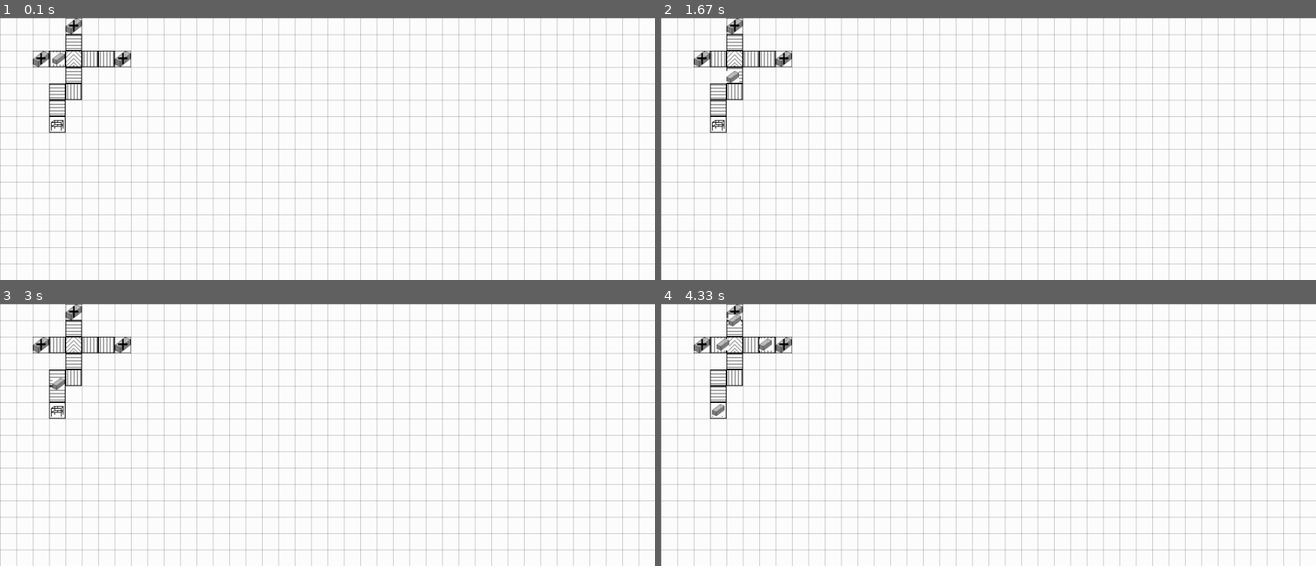
Above: before the commit, frames 1-4 (two rows, left to right).
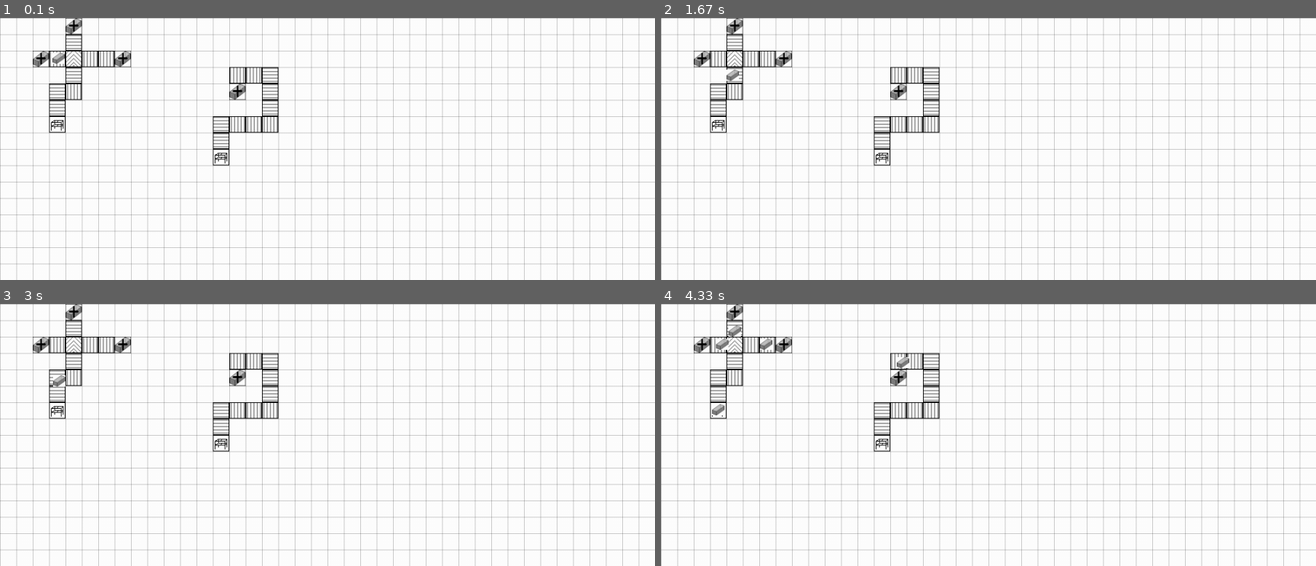
Above: after the commit, the same moments.

Repository: TobiasScheuer/PyGame-Simulations-other
Game: pygame game, started from FactorySim.py
The game is run twice, just before and just after one commit, with the same random seed, the same clock (stepped at 60 frames per second) and the same inputs.
Inputs:
- Up to frame 1 (0.1 s): no input
- Up to frame 2 (1.67 s): no input
- Up to frame 3 (3 s): no input
- Up to frame 4 (4.33 s): no input

The runs differ from the first frame. In frame 1, 1.2% of the frame differs, in the area x 8-43%, y 14-57%; in frame 2, 1.4%; in frame 3, 1.9%; in frame 4, 1.9%, in the area x 7-43%, y 3-57%.

Commit message:
fix[ID-generation]: moved generate_ID and check_coordinates to Resource and Product class feat: added second line of conveyors and machines

Diff:
--- a/FactorySim.py
+++ b/FactorySim.py
@@ -49,31 +49,34 @@
 		machine = machine.split('\'')[0]
 		print("Can't place " + machine + " here, there is something in the way!")
 
-def generate_ID():
-	ID = str(random.randint(1,9999))
-	while ID in IDS.keys:
+class Resources:
+	"""
+	doc
+	"""
+	def check_coordinates(self, coordinates):
+		if coordinates[0] < 0 or coordinates[0] > WIDTH:
+			raise PlacementError
+		elif coordinates[1] < 0 or coordinates[1] > HEIGHT:
+			raise PlacementError
+		for i, entity in enumerate(LOGISTICS+MACHINES):
+			if coordinates == entity.coordinates:
+				raise PlacementError
+
+	def generate_ID(self):
 		ID = str(random.randint(1,9999))
-	while len(ID) < 4:
-		ID = "0" + ID
-	return ID
-
-def check_coordinates(coordinates):
-	if coordinates[0] < 0 or coordinates[0] > WIDTH:
-		raise PlacementError
-	elif coordinates[1] < 0 or coordinates[1] > HEIGHT:
-		raise PlacementError
-	for i, entity in enumerate(LOGISTICS+MACHINES):
-		if coordinates == entity.coordinates:
-			raise PlacementError
-
-class Resources:
-	"""
-	doc
-	"""
-	def __init__(self, coordinates, ID):
-		check_coordinates(coordinates)
+		while len(ID) < 4:
+			ID = "0" + ID
+		while ID in IDS.keys():
+			ID = str(random.randint(1,9999))
+			while len(ID) < 4:
+				ID = "0" + ID
+		self.ID = ID
+
+	def __init__(self, coordinates):
+		self.check_coordinates(coordinates)
 		self.coordinates = coordinates
-		self.ID = ID
+		self.generate_ID()
+		IDS[self.ID] = type(self)
 		self.input_rect = list()		# a list of 25x3 rect
 		self.output_rect = list()		# a list of 25x3 rect
 
@@ -98,20 +101,23 @@
 						if logistic.output_rect[outputlist_indexes[j]] not in self.input_rect:
 							self.input_rect.append(logistic.output_rect[outputlist_indexes[j]])
 
+
+
+
 class Machine(Resources):
 	"""
 	doc
 	"""
-	def __init__(self, coordinates, ID):
-		super().__init__(coordinates, ID)
+	def __init__(self, coordinates):
+		super().__init__(coordinates)
 		pass
 
 class BoxAdder(Machine):
 	"""
 	doc
 	"""
-	def __init__(self, coordinates, orientation, ID):
-		super().__init__(coordinates, ID)
+	def __init__(self, coordinates, orientation):
+		super().__init__(coordinates)
 		self.size = (25,25)
 		self.rect = pygame.Rect(coordinates, self.size)
 		tempimage = pygame.image.load("res/factory/boxAdder.png").convert()
@@ -124,7 +130,7 @@
 			self.output_rect.append(output_left)
 
 		elif orientation == "vertical":
-			output_up = pygame.Rect((coordinates[0], coordinates[1]-1), (25,3))
+			output_up = pygame.Rect((coordinates[0], coordinates[1]-3), (25,3))
 			self.output_rect.append(output_up)
 			output_down = pygame.Rect((coordinates[0], coordinates[1]+24), (25,3))
 			self.output_rect.append(output_down)
@@ -140,14 +146,13 @@
 					coordinates = (self.output_rect[1][0]-19, self.output_rect[1][1] )
 			else:			#vertical
 				if self.output_rect[0] in logistic.input_rect:	# top output
-					coordinates = (self.output_rect[0][0], self.output_rect[0][1] )
+					coordinates = (self.output_rect[0][0], self.output_rect[0][1]-19 )
 				elif self.output_rect[1] in logistic.input_rect:
-					coordinates = (self.output_rect[1][0], self.output_rect[1][1]-19 )
+					coordinates = (self.output_rect[1][0], self.output_rect[1][1]-1 )
 			if coordinates != (0,0):
-				ID = generate_ID
-				newBox = Box(coordinates, ID)
+				self.generate_ID()
+				newBox = Box(coordinates)
 				PRODUCTS.append(newBox)
-				IDS[ID] = type(newBox)
 				counter += 1
 			if counter == 2:
 				break
@@ -157,8 +162,8 @@
 	"""
 	doc
 	"""
-	def __init__(self, coordinates, ID):
-		super().__init__(coordinates, ID)
+	def __init__(self, coordinates):
+		super().__init__(coordinates)
 		self.size = (25,25)
 		self.rect = pygame.Rect(coordinates, self.size)
 		tempimage = pygame.image.load("res/factory/storage.png").convert()
@@ -172,16 +177,16 @@
 	"""
 	doc
 	"""
-	def __init__(self, coordinates, ID):
-		super().__init__(coordinates, ID)
+	def __init__(self, coordinates):
+		super().__init__(coordinates)
 		pass
 
 class Conveyor(Logistics):
 	"""
 	doc
 	"""
-	def __init__(self, coordinates, ID):
-		super().__init__(coordinates, ID)
+	def __init__(self, coordinates):
+		super().__init__(coordinates)
 		self.direction = None	# stores direction of transportation, "up", "down", "left", "right"
 		#self.check_orientation()
 
@@ -285,7 +290,7 @@
 	"""
 	doc
 	"""
-	def __init__(self,coordinates, ID):
+	def __init__(self,coordinates):
 		pass
 
 	def update(self):
@@ -295,8 +300,8 @@
 	"""
 	doc
 	"""
-	def __init__(self,coordinates, ID):
-		super().__init__(coordinates, ID)
+	def __init__(self,coordinates):
+		super().__init__(coordinates)
 		self.size = (25,25)
 		self.rect = pygame.Rect(coordinates, self.size)
 		tempimage = pygame.image.load("res/factory/rollerConveyor.png").convert()
@@ -314,10 +319,8 @@
 	"""
 	2/3 inputs, 1 output, if 2 inputs direction needs to be specified (otherwise type None for automatic orientation)
 	"""
-	def __init__(self,coordinates, ID, direction):
-		super().__init__(coordinates, ID)
-		self.size = (25,25)
-		self.rect = pygame.Rect(coordinates, self.size)
+	def __init__(self,coordinates, direction):
+		super().__init__(coordinates)
 		tempimage = pygame.image.load("res/factory/TIntersection.png").convert()
 		self.image = pygame.transform.smoothscale(tempimage, self.size)
 		tempimage1 = pygame.image.load("res/factory/TIntersection1.png").convert()
@@ -363,8 +366,19 @@
 	"""
 	doc
 	"""
-	def __init__(self, coordinates, ID):
+	def generate_ID(self):
+		ID = str(random.randint(1,9999))
+		while len(ID) < 4:
+			ID = "0" + ID
+		while ID in IDS.keys():
+			ID = str(random.randint(1,9999))
+			while len(ID) < 4:
+				ID = "0" + ID
 		self.ID = ID
+
+	def __init__(self, coordinates):
+		self.generate_ID()
+		IDS[self.ID] = type(self)
 		self.busy = False
 
 	def update(self):
@@ -411,9 +425,9 @@
 	"""
 	doc
 	"""
-	def __init__(self, coordinates, ID):
-		super().__init__(coordinates, ID)
-		self.size = (19,18)
+	def __init__(self, coordinates):
+		super().__init__(coordinates)
+		self.size = (19,17)
 		self.rect = pygame.Rect((coordinates[0]+3, coordinates[1]+3), self.size)
 		tempimage = pygame.image.load("res/factory/box.png").convert()
 		self.image = pygame.transform.smoothscale(tempimage, self.size)
@@ -436,36 +450,33 @@
 	global LOGISTICS
 	global PRODUCTS
 	global IDS
+	global check_coordinates
 	clock = pygame.time.Clock()
 	pygame.init()
 	screen = pygame.display.set_mode((WIDTH, HEIGHT))
-	box_adder1 = BoxAdder((50,50), "horizontal", "0000")
+	box_adder1 = BoxAdder((50,50), "horizontal")
 	MACHINES.append(box_adder1)
-	IDS["0000"] = type(box_adder1)
-	box_adder2 = BoxAdder((175,50), "horizontal", "0001")
+	box_adder2 = BoxAdder((175,50), "horizontal")
 	MACHINES.append(box_adder2)
-	IDS["0001"] = type(box_adder2)
-	box_adder3 = BoxAdder((100,0), "vertical", "0002")
+	box_adder3 = BoxAdder((100,0), "vertical")
 	MACHINES.append(box_adder3)
-	IDS["0002"] = type(box_adder3)
-	storage1 = StorageUnit((75,150), "1000")
+	box_adder4 = BoxAdder((350,100), "vertical")
+	MACHINES.append(box_adder4)
+	storage1 = StorageUnit((75,150))
 	MACHINES.append(storage1)
-	IDS["1000"] = type(storage1)
+	storage2 = StorageUnit((325,200))
+	MACHINES.append(storage2)
 
 	roller_coordinates = [(75,50), (100,75), (100,100), (75,100), (75,125), (125,50), (100,25), (150,50)]
-	for i in range(0,len(roller_coordinates)):
-		ID = generate_ID
-		new_roller = RollerConveyor(roller_coordinates[i], ID)
+	roller_coordinates2 = [(350,75), (375,75), (400,75), (400,100), (400,125), (400,150), (375,150), (350,150), (325,150), (325,175)]
+	merged_lists = roller_coordinates+roller_coordinates2
+	for i in range(0,len(merged_lists)):
+		new_roller = RollerConveyor(merged_lists[i])
 		LOGISTICS.append(new_roller)
-		IDS[ID] = type(new_roller)
-	ID = generate_ID
-	TIntersection1 = TIntersection((100,50), ID, None)
+	TIntersection1 = TIntersection((100,50), None)
 	LOGISTICS.append(TIntersection1)
-	IDS[ID] = type(TIntersection1)
-	ID = generate_ID
-	box1 = Box((75,50), ID)
+	box1 = Box((75,50))
 	PRODUCTS.append(box1)
-	IDS[ID] = type(box1)
 	BOXTIMER, t = pygame.USEREVENT+1, 4000
 	pygame.time.set_timer(BOXTIMER, t)
 	caption = 'FactorySim'
@@ -484,6 +495,7 @@
 			if event.type == BOXTIMER:
 				for i,machine in enumerate(MACHINES):
 					machine.update()
+				#print(IDS.keys())
 		for i,machine in enumerate(MACHINES):
 				screen.blit(machine.image, machine.rect)
 		if counter == 0:
@@ -499,7 +511,9 @@
 				product.update()
 
 		pygame.display.flip()
-		clock.tick(25)
+		clock.tick(24)
+		#slow-mo:
+		#clock.tick(5)
 
 if __name__ == "__main__":
 	main()
